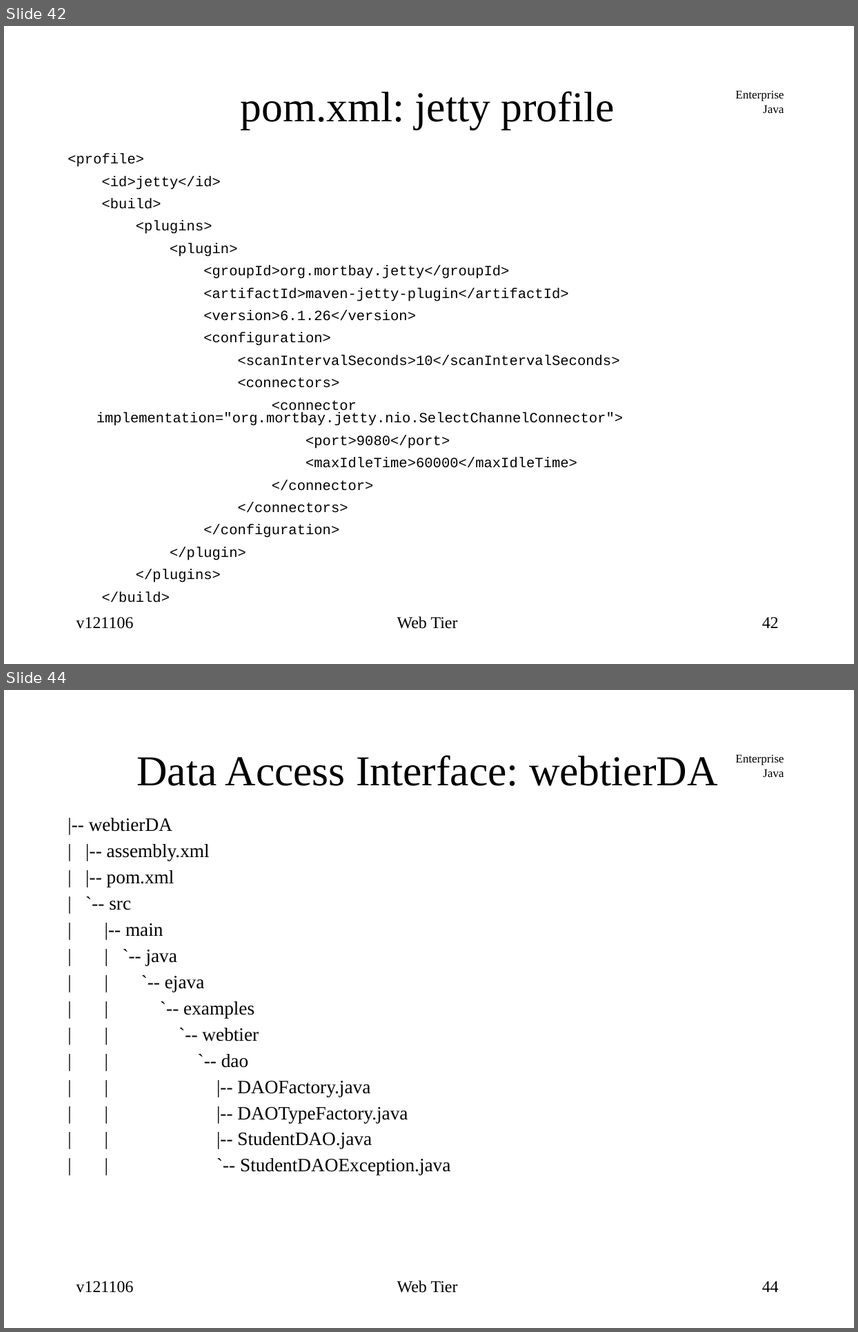
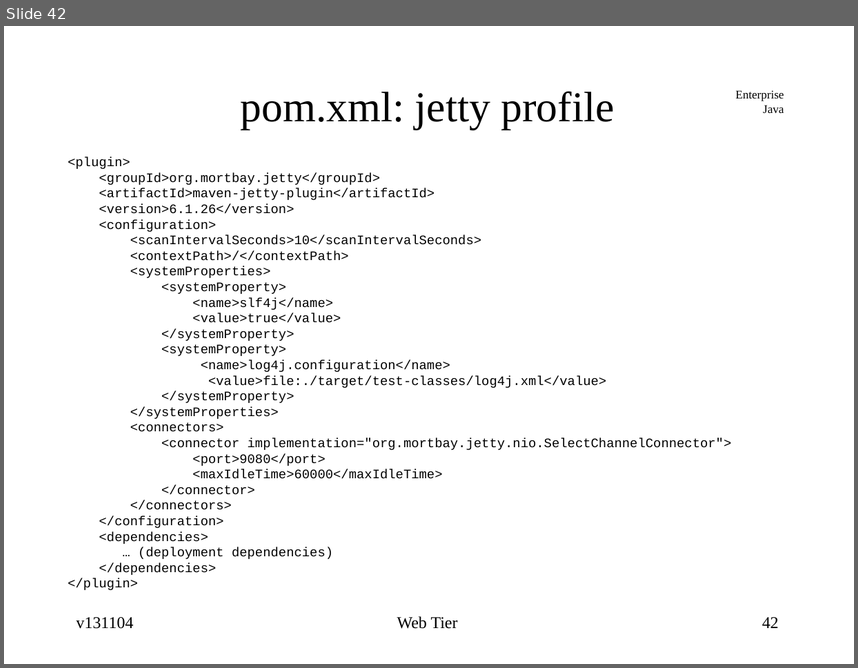
Before and after one commit to jcstaff/ejava-javaee, a slide deck: webtier/src/site/resources/lectures/webTier.ppt. Shown one above the other, each under a label of ours: slides 42 and 44 before the commit, slide 42 after it; the slides between them are not shown. The pictures are 858x1332 and 858x668 pixels, drawn with LibreOffice and Linux fonts; fonts in the diff are those of the drawing. Boxes give left, top, right and bottom in pixels: in the first picture for what was removed or moved away, otherwise in the second. Text is boxed around its words. In the diff, an @@ line names an element or a change of style, - is before the commit and + after.

Commit message:
updated maven sections

```diff
--- a/webtier/src/site/resources/lectures/webTier.ppt
+++ b/webtier/src/site/resources/lectures/webTier.ppt
@@ slide 44 removed at box(4, 690, 854, 1328), background #FFFFFF; not listed: 1 template element that a slide beside it also shows @@
@@ title removed at box(136, 755, 717, 786) @@
-Data Access Interface: webtierDA
@@ text removed at box(89, 818, 450, 1175) @@
-|-- webtierDA
-| |-- assembly.xml
-| |-- pom.xml
-| `-- src
-| |-- main
-| | `-- java
-| | `-- ejava
-| | `-- examples
-| | `-- webtier
-| | `-- dao
-| | |-- DAOFactory.java
-| | |-- DAOTypeFactory.java
-| | |-- StudentDAO.java
-| | `-- StudentDAOException.java
@@ text removed at box(76, 1281, 134, 1292) @@
-v121106
@@ text removed at box(397, 1280, 458, 1292) @@
-Web Tier
@@ page number removed at box(762, 1281, 779, 1292) @@
-44
@@ slide 42 changed as well @@
@@ text at box(67, 154, 221, 234): paragraphs removed @@
-<profile>
-<id>jetty</id>
-<build>
-<plugins>
@@ text at box(67, 157, 732, 590): size 12 to 11 pt in "<plugin>", "<groupId>org.mortbay.jetty</groupId>", "<artifactId>maven-jetty-plugin</artifactId>", "<version>6.1.26</version>" and 10 more places; line spacing 0.76 to 1; less space between paragraphs @@
@@ text at box(130, 251, 606, 419): paragraphs added @@
+<contextPath>/</contextPath>
+<systemProperties>
+<systemProperty>
+<name>slf4j</name>
+<value>true</value>
+</systemProperty>
+<systemProperty>
+<name>log4j.configuration</name>
+<value>file:./target/test-classes/log4j.xml</value>
+</systemProperty>
+</systemProperties>
@@ text at box(99, 531, 333, 575): paragraphs added @@
+<dependencies>
+… (deployment dependencies)
+</dependencies>
@@ text at box(102, 569, 221, 602): paragraphs removed @@
-</plugins>
-</build>
@@ text at box(76, 617, 134, 628): text changed @@
-v121106
+v131104
```
Also in this commit, not shown: 43 other slides changed, 3 other slides removed.
